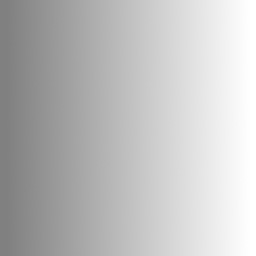
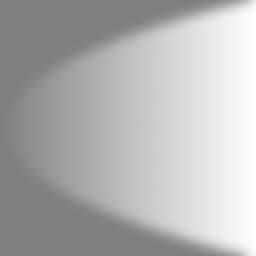
Revision of a layered 256px x 256px image; what changed, layer by layer:
added layer "Layer #1" above "Layer" over [11, 0, 256, 256]
hid "Layer", painted on it over [11, 0, 256, 256]
